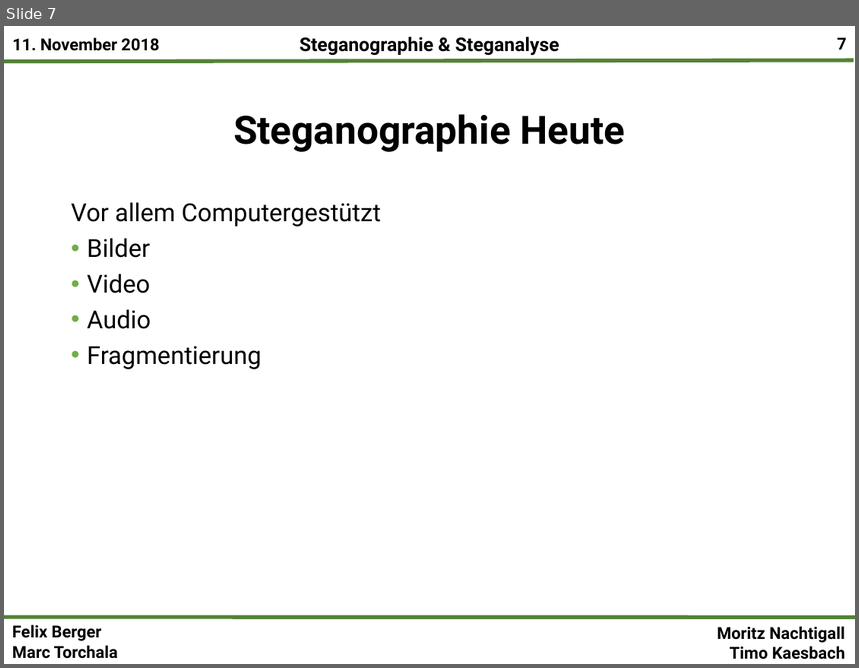
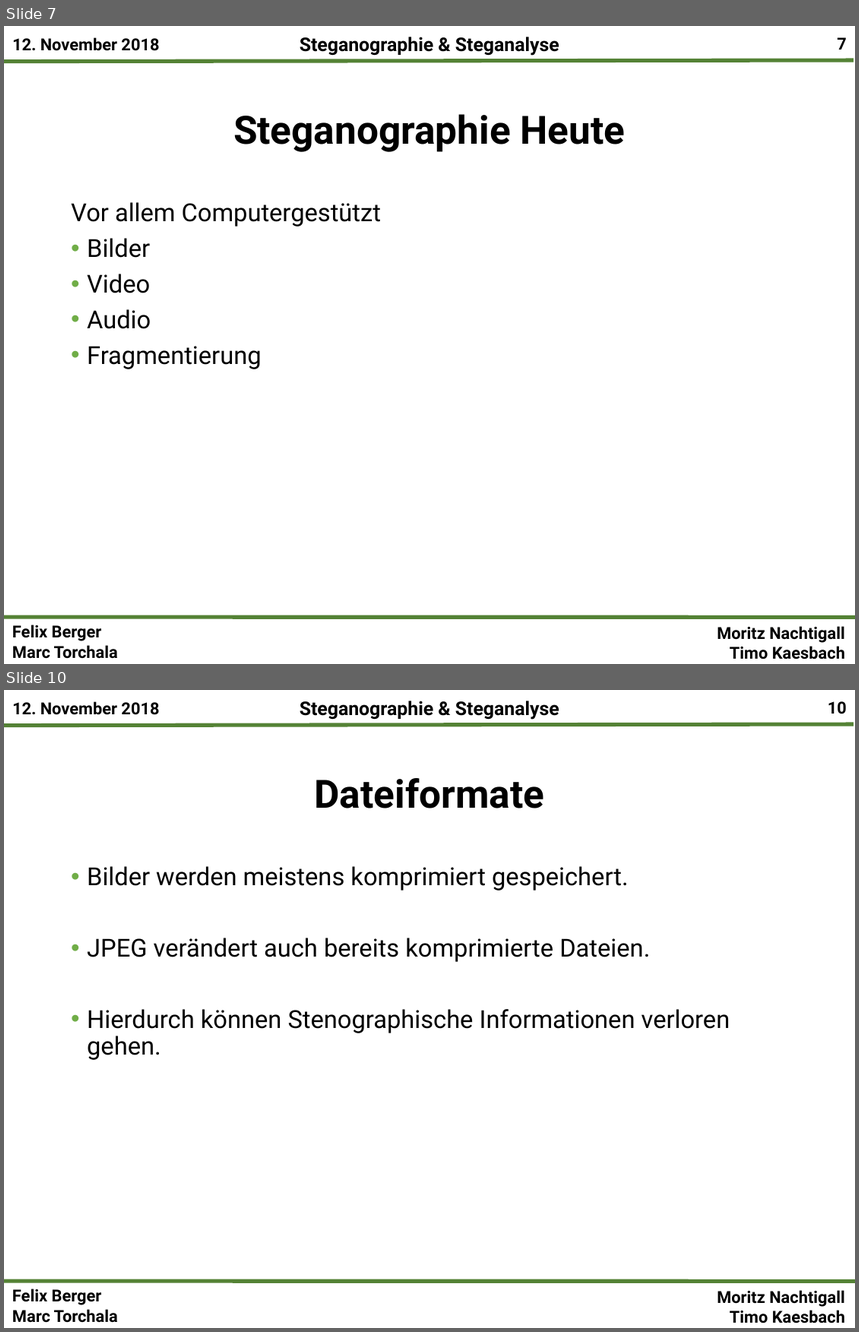
Before and after one commit to mtorchala/SteganographieSteganalyse, a slide deck: Präsentationen/Steganographie&Steganalyse_Gesamtpräsentation.pptx. Shown one above the other, each under a label of ours: slide 7 before the commit, slides 7 and 10 after it; the slides between them are not shown. The pictures are 859x668 and 859x1332 pixels, drawn with LibreOffice and Linux fonts; fonts in the diff are those of the drawing; background and template pictures are left out. Boxes give left, top, right and bottom in pixels: in the first picture for what was removed or moved away, otherwise in the second. Text is boxed around its words. In the diff, an @@ line names an element or a change of style, - is before the commit and + after.

```diff
--- a/Präsentationen/Steganographie&Steganalyse_Gesamtpräsentation.pptx
+++ b/Präsentationen/Steganographie&Steganalyse_Gesamtpräsentation.pptx
@@ slide 10 added at [4, 690, 855, 1328], background #FFFFFF; not listed: 7 template elements that a slide beside it also shows @@
@@ title added at [315, 778, 545, 809], 33 pt, text #000000, bold @@
+Dateiformate
@@ text added at [87, 866, 731, 1060], 21 pt, text #000000 @@
+• Bilder werden meistens komprimiert gespeichert.
+• JPEG verändert auch bereits komprimierte Dateien.
+• Hierdurch können Stenographische Informationen verloren gehen.
@@ slide 7 changed as well @@
@@ text at [12, 37, 159, 51]: text changed @@
-11. November 2018
+12. November 2018
```
Also in this commit, not shown: 15 other slides changed, 3 other slides added, 1 other file.
